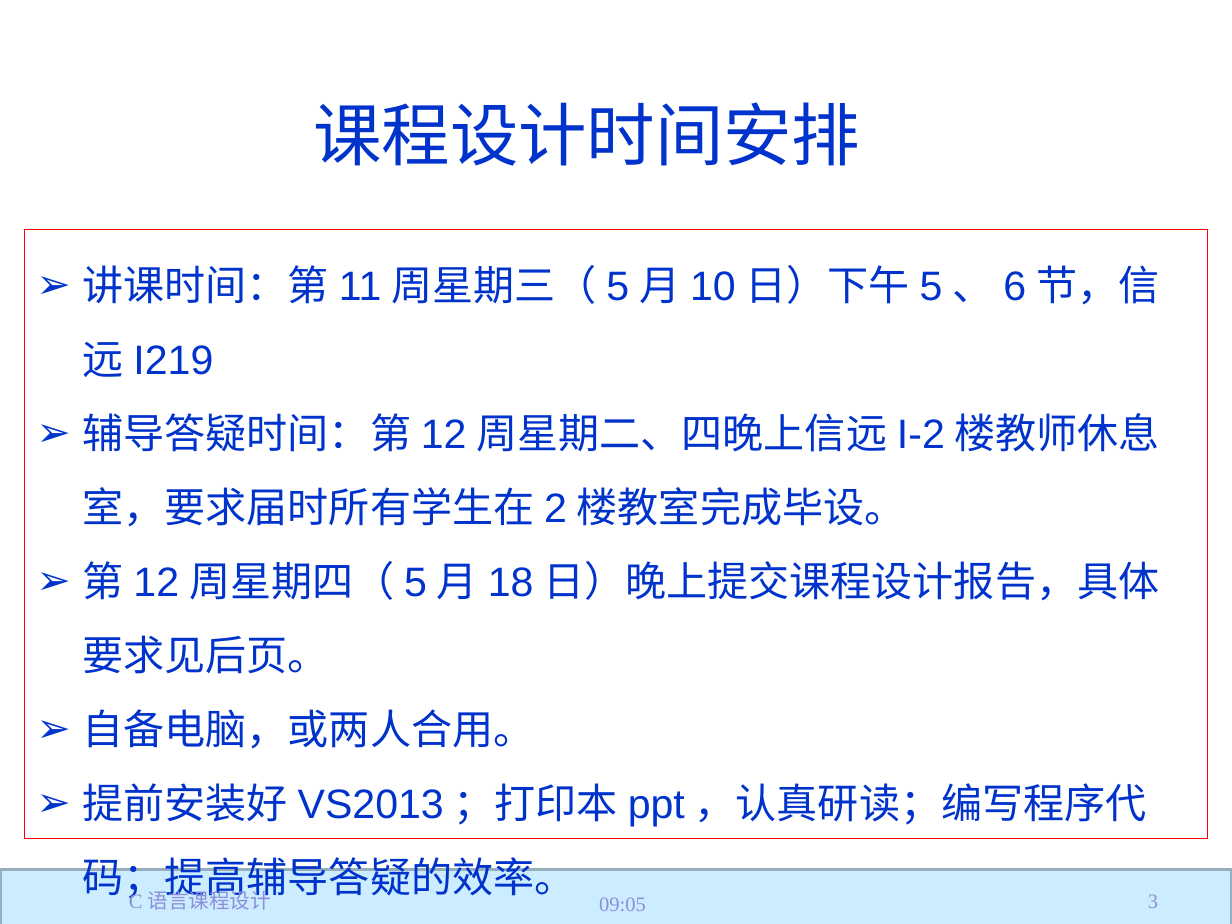
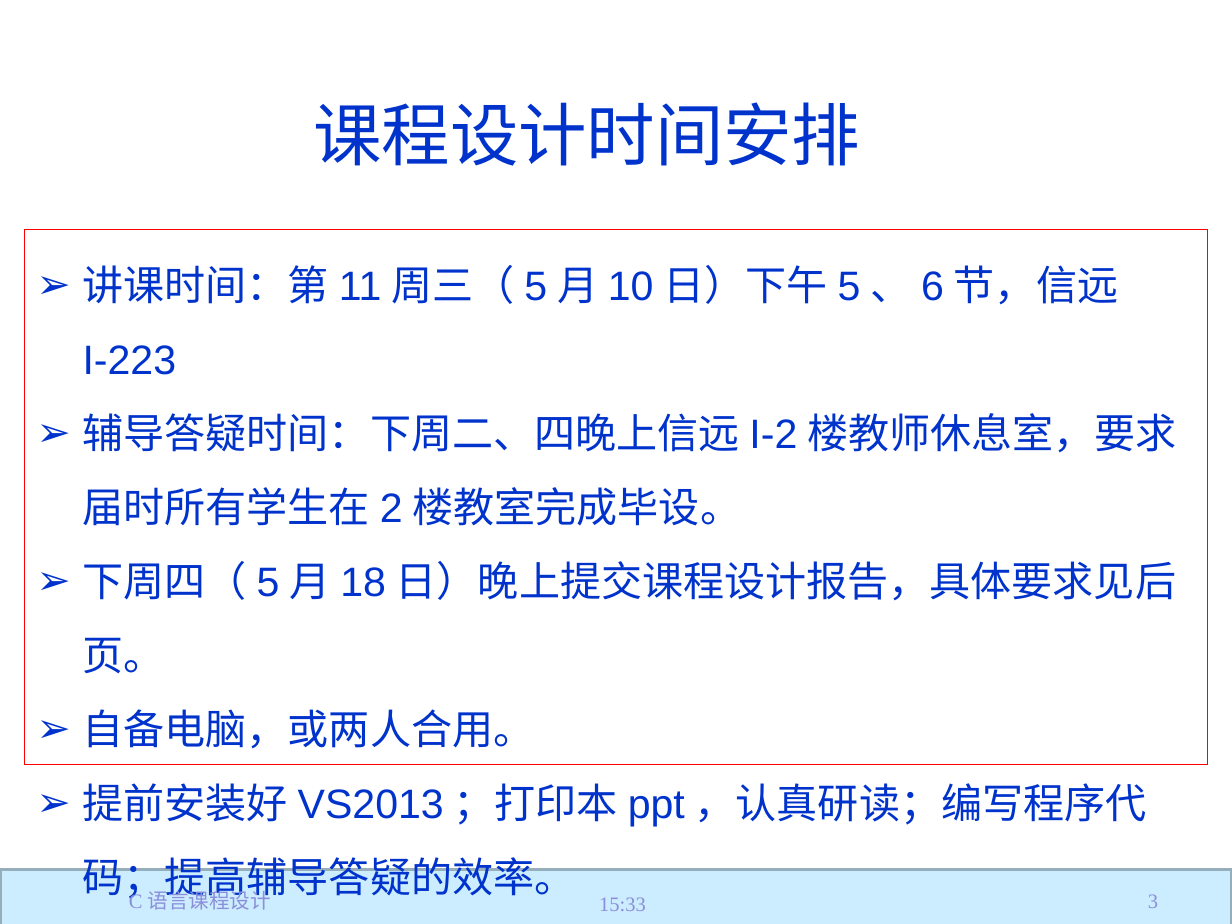
Before and after one commit to jtrfid/C-Repositories, a slide deck: slide 3 of 2017/C语言课程设计/C语言课程设计.pptx. Drawn at 1232x924 pixels with LibreOffice and Linux fonts; fonts in the diff are those of the drawing; background and template pictures are left out. Boxes give left, top, right and bottom in pixels: in the first picture for what was removed or moved away, otherwise in the second. Text is boxed around its words. In the diff, an @@ line names an element or a change of style, - is before the commit and + after.

```diff
--- a/2017/C语言课程设计/C语言课程设计.pptx
+++ b/2017/C语言课程设计/C语言课程设计.pptx
@@ rectangle "讲课时间：第11周三（5月10日）下午5、6节，信远I-223": place and size @@
-rectangle "讲课时间：第11周三（5月10日）下午5、6节，信远I-223" at bbox=[25, 229, 1209, 839]
+rectangle "讲课时间：第11周三（5月10日）下午5、6节，信远I-223" at bbox=[25, 229, 1209, 764]
@@ text in rectangle at bbox=[83, 265, 1177, 674]: text changed @@
-➢ 讲课时间：第11周星期三（5月10日）下午5、6节，信远I219
-➢ 辅导答疑时间：第12周星期二、四晚上信远I-2楼教师休息室，要求届时所有学生在2楼教室完成毕设。
-➢ 第12周星期四（5月18日）晚上提交课程设计报告，具体要求见后页。
+➢ 讲课时间：第11周三（5月10日）下午5、6节，信远I-223
+➢ 辅导答疑时间：下周二、四晚上信远I-2楼教师休息室，要求届时所有学生在2楼教室完成毕设。
+➢ 下周四（5月18日）晚上提交课程设计报告，具体要求见后页。
@@ text at bbox=[599, 897, 646, 911]: text changed @@
-09:05
+15:33
```
Also in this commit, not shown: 56 other slides changed, 1 other file.
